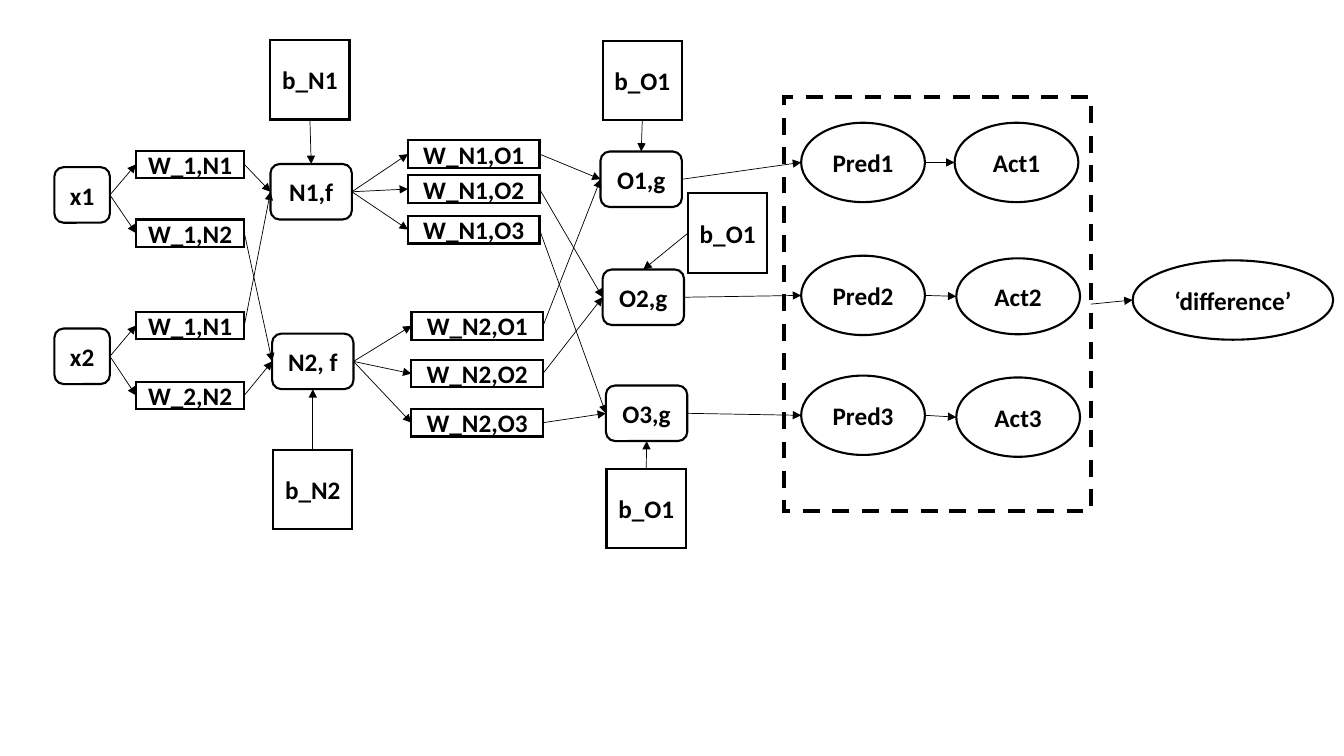
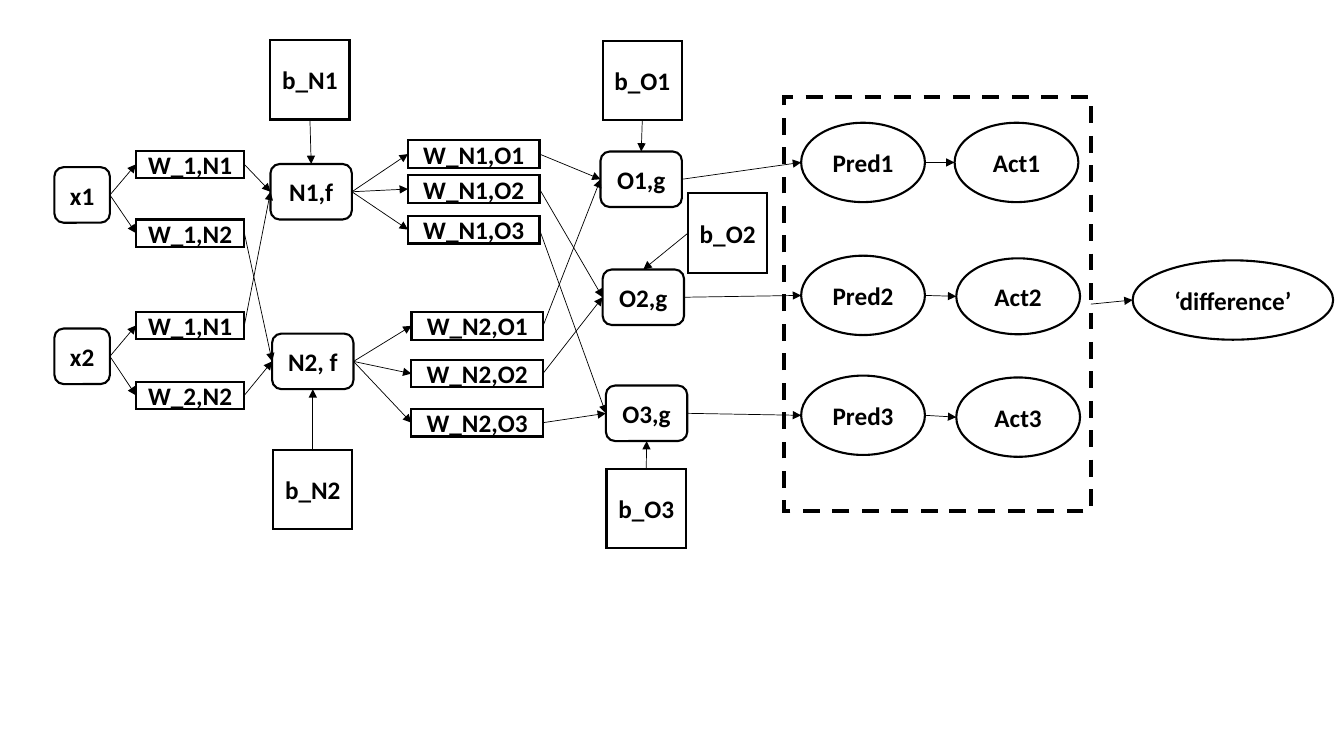
Before and after one commit to Huilin-Li/EasyAlgorithm, a slide deck: slide 3 of pictures/pictures.pptx. Drawn at 1344x756 pixels with LibreOffice and Linux fonts; fonts in the diff are those of the drawing. Boxes give left, top, right and bottom in pixels: in the first picture for what was removed or moved away, otherwise in the second. Text is boxed around its words. In the diff, an @@ line names an element or a change of style, - is before the commit and + after.

```diff
--- a/pictures/pictures.pptx
+++ b/pictures/pictures.pptx
@@ text in rectangle at box(700, 225, 756, 247): text changed @@
-b_O1
+b_O2
@@ text in rectangle at box(618, 500, 674, 522): text changed @@
-b_O1
+b_O3
```
Also in this commit, not shown: 1 other slide changed, 1 slide added, 7 other files.
